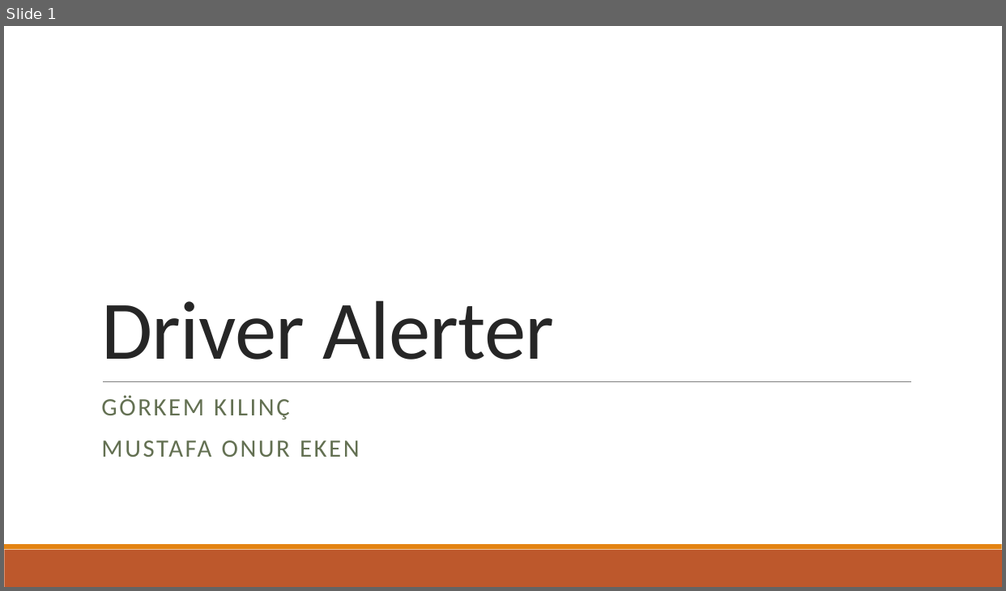
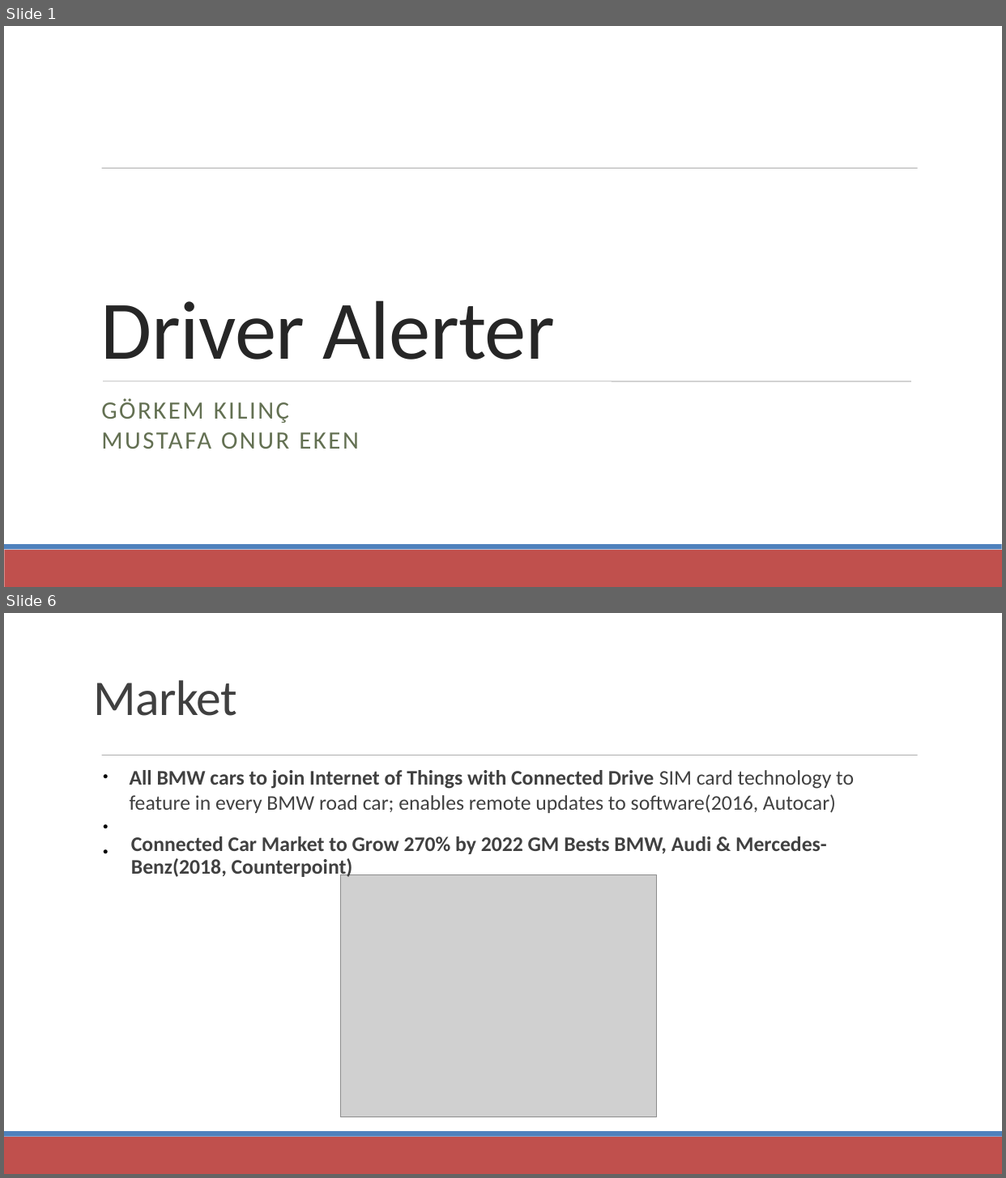
Before and after one commit to grkem1/InnovationHack, a slide deck: presentation.pptx. Shown one above the other, each under a label of ours: slide 1 before the commit, slides 1 and 6 after it; the slides between them are not shown. The pictures are 1006x591 and 1006x1178 pixels, drawn with LibreOffice and Linux fonts; fonts in the diff are those of the drawing; grey boxes stand for pictures. Boxes give left, top, right and bottom in pixels: in the first picture for what was removed or moved away, otherwise in the second. Text is boxed around its words. In the diff, an @@ line names an element or a change of style, - is before the commit and + after.

```diff
--- a/presentation.pptx
+++ b/presentation.pptx
@@ slide 6 added at (4, 613, 1002, 1174), background #FFFFFF; not listed: 3 template elements that a slide beside it also shows @@
@@ text added at (94, 680, 237, 716), 48 pt, text #404040 @@
+Market
@@ text added at (130, 770, 854, 813), 20 pt, text #404040 @@
+● All BMW cars to join Internet of Things with Connected Drive SIM card technology to feature in every BMW road car; enables remote updates to software(2016, Autocar)
@@ text added at (131, 837, 827, 879), 20 pt, text #404040, bold @@
+Connected Car Market to Grow 270% by 2022 GM Bests BMW, Audi & Mercedes-Benz(2018, Counterpoint)
@@ picture added at (341, 875, 657, 1118) @@
@@ slide 1 changed as well @@
@@ line added from (102, 169) to (918, 169), #808080 0.51 pt @@
@@ line (103, 382) - (911, 382): stroke #808080 0.5 pt to #808080 0.51 pt @@
@@ text "GÖRKEM KILINÇ" at (101, 399, 359, 449): line spacing 0.9 to 1; less space between paragraphs @@
@@ rectangle at (4, 550, 1002, 587): fill #BD582C to #C0504D @@
@@ rectangle at (4, 544, 1002, 550): fill #E48312 to #4F81BD @@
```
Also in this commit, not shown: 1 other slide changed, 4 other slides added, 1 slide removed, 1 other file.
